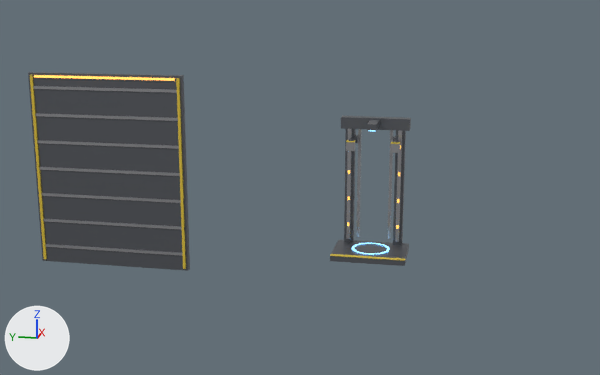
An edit to the glTF model assets/dock_rig.glb, drawn before and after from the same camera.
One viewpoint serves both versions: a 50 mm lens placed at (-242.2, -76.1, 44.8), pointed at (-70.6, -41.7, 1.9). Every picture has the same lights, and +X, +Y and +Z are marked at lower left. The first picture is the older version. Vertices at exactly the same position are counted once.

The older version as bpy lines, for what is in view:
```python
me_mesh_0 = bpy.data.meshes.new('Mesh_0')
me_mesh_0.from_pydata(...)  # 248 vertices, 324 faces; spans x -74.0..-61.8, y -65.0..-49.0, z -13.2..16.5
# faces by material slot: [60, 48, 12, 108, 96]
me_mesh_0.materials.append(mat_dock_metal)  # grey #6f7379
me_mesh_0.materials.append(mat_dock_trim)  # light grey #bcbcbf
me_mesh_0.materials.append(mat_hazard)  # yellow #e1c43f
me_mesh_0.materials.append(mat_dock_light)  # blue #95daff, glowing blue #89ccff
me_mesh_0.materials.append(mat_amber)  # orange #ffbc59, glowing orange #ffaf53
me_mesh_3 = bpy.data.meshes.new('Mesh_3')
me_mesh_3.from_pydata(...)  # 88 vertices, 132 faces; spans x -75.9..-74.4, y -17.5..17.5, z -21.5..21.5
# faces by material slot: [12, 84, 24, 12]
me_mesh_3.materials.append(mat_dock_metal)  # grey #6f7379
me_mesh_3.materials.append(mat_dock_trim)  # light grey #bcbcbf
me_mesh_3.materials.append(mat_hazard)  # yellow #e1c43f
me_mesh_3.materials.append(mat_amber)  # orange #ffbc59, glowing orange #ffaf53
ob_door = bpy.data.objects.new('door', me_mesh_3)
ob_door.location = (0.0, 0.0, 4.5)
ob_frame = bpy.data.objects.new('frame', me_mesh_0)
ob_frame.location = (0.0, 0.0, 0.0)
```
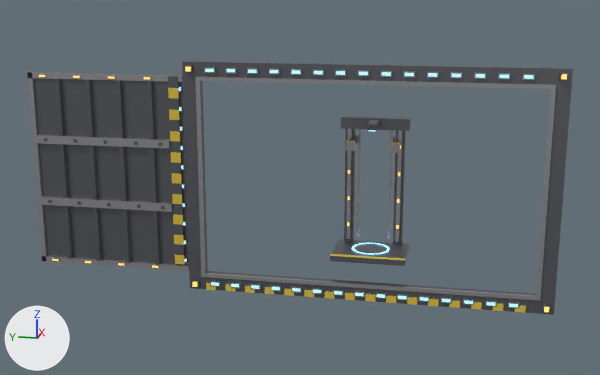
Boxes (x1, y1, x2, y2) around the edits, measured in the pictures (600 x 375 px):
'door', reshaped
    before: (28, 72, 190, 271)
    after: (27, 72, 189, 271)
'mouth', added
    after: (182, 60, 573, 315)
    faces in mat_dock_metal (grey #6f7379): (182, 60, 573, 315)
    faces in mat_dock_trim (light grey #bcbcbf): (195, 67, 556, 308)
    faces in mat_hazard (yellow #e1c43f): (206, 283, 526, 313)
    faces in mat_dock_light (blue #95daff, glowing blue #89ccff): (205, 69, 533, 307)
part 1 of me_mesh_3, added
    after: (55, 79, 73, 259)
part 2 of me_mesh_3, added
    after: (85, 80, 101, 261)
part 3 of me_mesh_3, added
    after: (116, 80, 131, 263)
part 4 of me_mesh_3, added
    after: (147, 81, 160, 265)
part 5 of me_mesh_3, added
    after: (40, 196, 173, 212)
part 6 of me_mesh_3, added
    after: (35, 134, 171, 149)
part 7 of me_mesh_3, rebuilt
    before: (28, 72, 190, 271)
    after: (27, 72, 189, 271)
part 8 of me_mesh_3, rebuilt (64% wider)
    before: (176, 78, 186, 269)
    after: (168, 76, 185, 265)
part 9 of me_mesh_3, reshaped
    before: (30, 75, 186, 259)
    after: (38, 74, 187, 268)

The change, as a list of edits to the scene's bpy script:
```text
Change me_mesh_3:
    used by ob_door; location = (0.0, 0.0, 4.5)
    remove me_mesh_3.from_pydata(...)  # 88 vertices, 132 faces; spans x -75.9..-74.4, y -17.5..17.5, z -21.5..21.5
    add me_mesh_3.from_pydata(...)  # 614 vertices, 984 faces; spans x -76.7..-74.0, y -18.6..17.5, z -21.5..21.5
    me_mesh_3 part 1: a new loose piece, a box spanning x -76.3..-75.4, y 10.05..10.95, z -20.3..20.3, in mat_dock_metal (grey #6f7379)
    me_mesh_3 part 2: a new loose piece, a box spanning x -76.3..-75.4, y 3.05..3.95, z -20.3..20.3, in mat_dock_metal (grey #6f7379)
    me_mesh_3 part 3: a new loose piece, a box spanning x -76.3..-75.4, y -3.95..-3.05, z -20.3..20.3, in mat_dock_metal (grey #6f7379)
    me_mesh_3 part 4: a new loose piece, a box spanning x -76.3..-75.4, y -10.95..-10.05, z -20.3..20.3, in mat_dock_metal (grey #6f7379)
    me_mesh_3 part 5: a new loose piece, a box spanning x -76.5..-75.4, y -14.5..16.4, z -7.9..-6.1, in mat_dock_trim (light grey #bcbcbf)
    me_mesh_3 part 6: a new loose piece, a box spanning x -76.5..-75.4, y -14.5..16.4, z 6.1..7.9, in mat_dock_trim (light grey #bcbcbf)
    me_mesh_3 part 7: the loose piece of 8 vertices spanning x -75.6..-74.4, y -17.5..17.5, z -21.5..21.5 is rebuilt with 24 vertices and now spans x -75.9..-74.2, y -17.5..17.5, z -21.5..21.5
    me_mesh_3 part 8: the loose piece of 8 vertices spanning x -75.9..-75.5, y -17.0..-16.4, z -21.0..21.0 is rebuilt with 110 vertices and now spans x -76.0..-75.8, y -16.8..-14.6, z -20.0..21.4
    me_mesh_3 part 9: 72 vertices removed from x -75.9..-75.5, y -17.0..17.0, z -21.0..21.0; 240 vertices added at x -76.2..-75.6, y -17.4..14.9, z -21.2..21.2
    other edits to the shape of me_mesh_3 do not show in these pictures
    add me_mesh_3.materials.append(mat_dock_light)  # blue #95daff, glowing blue #89ccff
Add me_mesh_4:
    me_mesh_4.from_pydata(...)  # 720 vertices, 1104 faces; spans x -79.2..-74.9, y -95.5..-18.5, z -20.2..29.2
    # faces by material slot: [96, 408, 192, 360, 48]
    me_mesh_4.materials.append(mat_dock_metal)  # grey #6f7379
    me_mesh_4.materials.append(mat_dock_trim)  # light grey #bcbcbf
    me_mesh_4.materials.append(mat_hazard)  # yellow #e1c43f
    me_mesh_4.materials.append(mat_dock_light)  # blue #95daff, glowing blue #89ccff
    me_mesh_4.materials.append(mat_amber)  # orange #ffbc59, glowing orange #ffaf53
Add ob_mouth:
    ob_mouth = bpy.data.objects.new('mouth', me_mesh_4)
    ob_mouth.location = (0.0, 0.0, 0.0)
```
